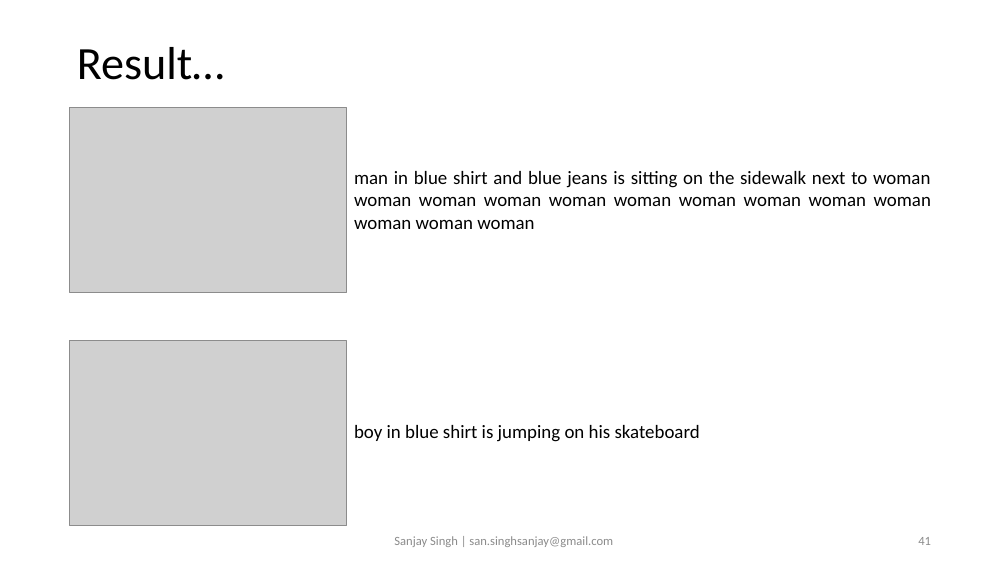
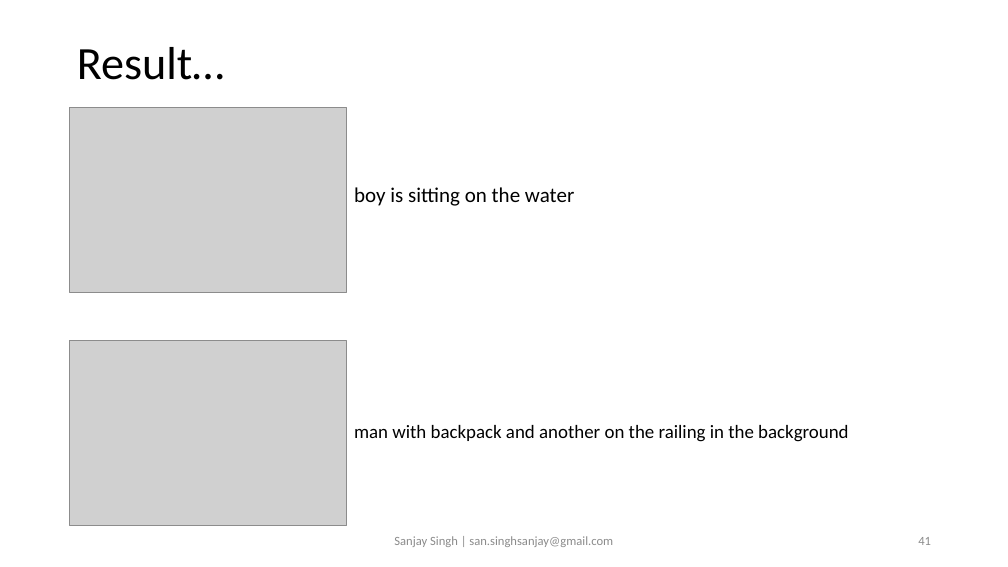
Before and after one commit to sansinghsanjay/Flickr8k_ImageCaptioning_AttentionMechanism, a slide deck: slide 41 of readme.pptx. Drawn at 1008x567 pixels with LibreOffice and Linux fonts; fonts in the diff are those of the drawing; grey boxes stand for pictures. Boxes give left, top, right and bottom in pixels: in the first picture for what was removed or moved away, otherwise in the second. Text is boxed around its words. In the diff, an @@ line names an element or a change of style, - is before the commit and + after.

```diff
--- a/readme.pptx
+++ b/readme.pptx
@@ text at box(354, 187, 574, 206): text changed; size 18 to 20 pt @@
-man in blue shirt and blue jeans is sitting on the sidewalk next to woman woman woman woman woman woman woman woman woman woman woman woman woman
+boy is sitting on the water
@@ text at box(354, 425, 848, 442): text changed @@
-boy in blue shirt is jumping on his skateboard
+man with backpack and another on the railing in the background
```
Also in this commit, not shown: 7 other slides changed, 1 slide added, 1 slide removed, 7 other files.
